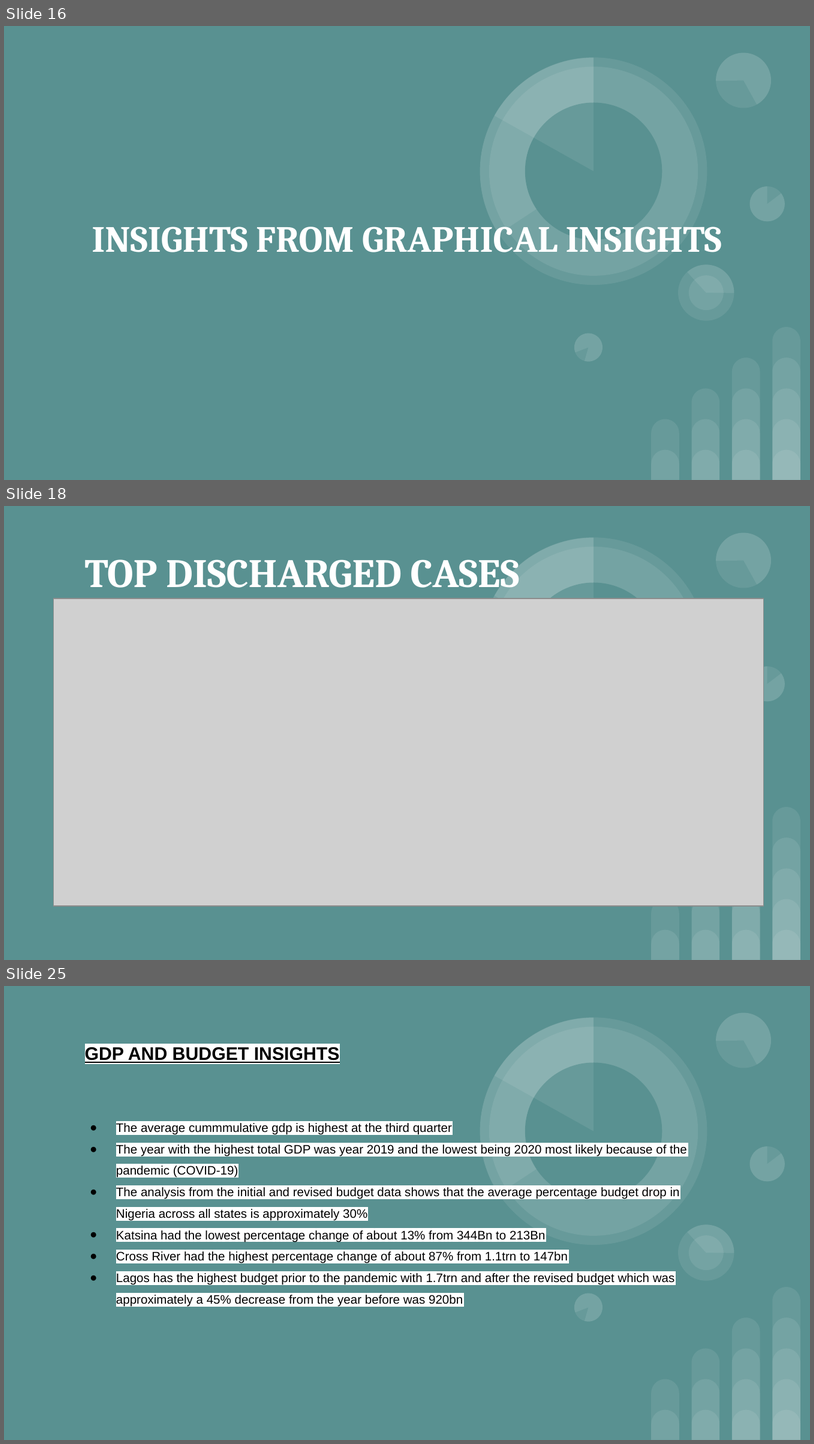
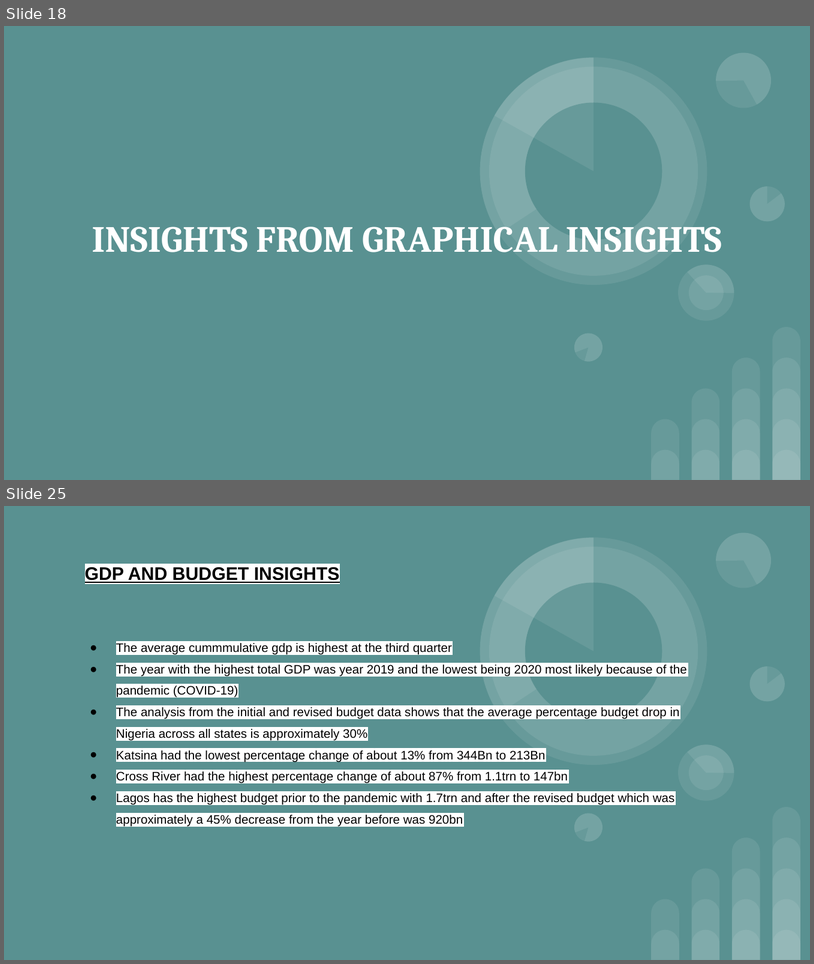
Before and after one commit to Adeleye-Emmanuel/covid19_data_analysis, a slide deck: Covid-19 Executive_Summary.pptx. Shown one above the other, each under a label of ours: slides 16, 18 and 25 before the commit, slides 18 and 25 after it; the slides between them are not shown. The pictures are 814x1444 and 814x964 pixels, drawn with LibreOffice and Linux fonts; fonts in the diff are those of the drawing; grey boxes stand for pictures. Boxes give left, top, right and bottom in pixels: in the first picture for what was removed or moved away, otherwise in the second. Text is boxed around its words. In the diff, an @@ line names an element or a change of style, - is before the commit and + after.

```diff
--- a/Covid-19 Executive_Summary.pptx
+++ b/Covid-19 Executive_Summary.pptx
@@ slide 18 removed at bbox=[4, 506, 810, 960], background #599191; not listed: 23 template elements that a slide beside it also shows @@
@@ title removed at bbox=[85, 559, 520, 596] @@
-TOP DISCHARGED CASES
@@ picture removed at bbox=[53, 599, 764, 906] @@
@@ what was slide 16 is now slide 18 @@
```
Also in this commit, not shown: 10 slides changed, 6 slides added, 5 other slides removed, 1 other file.
